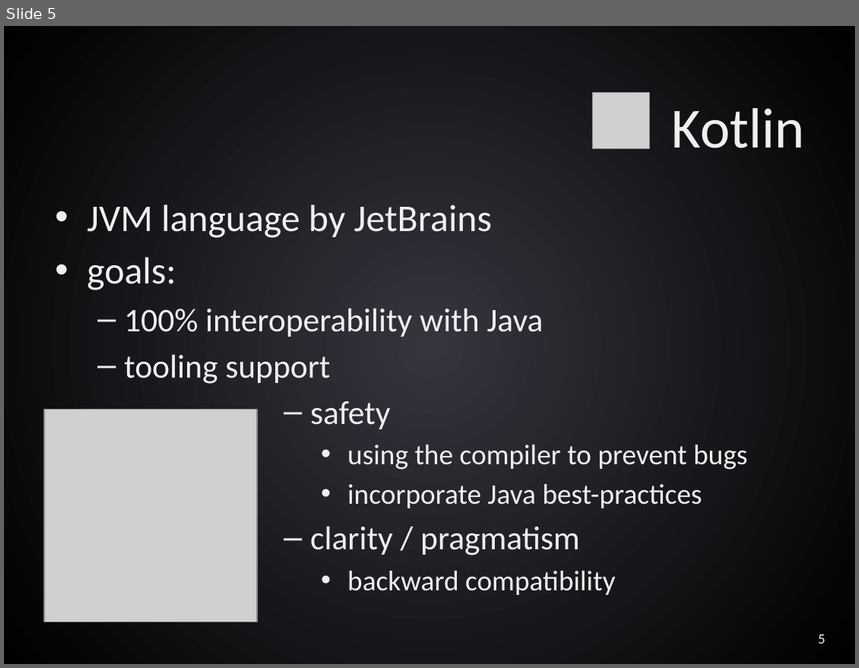
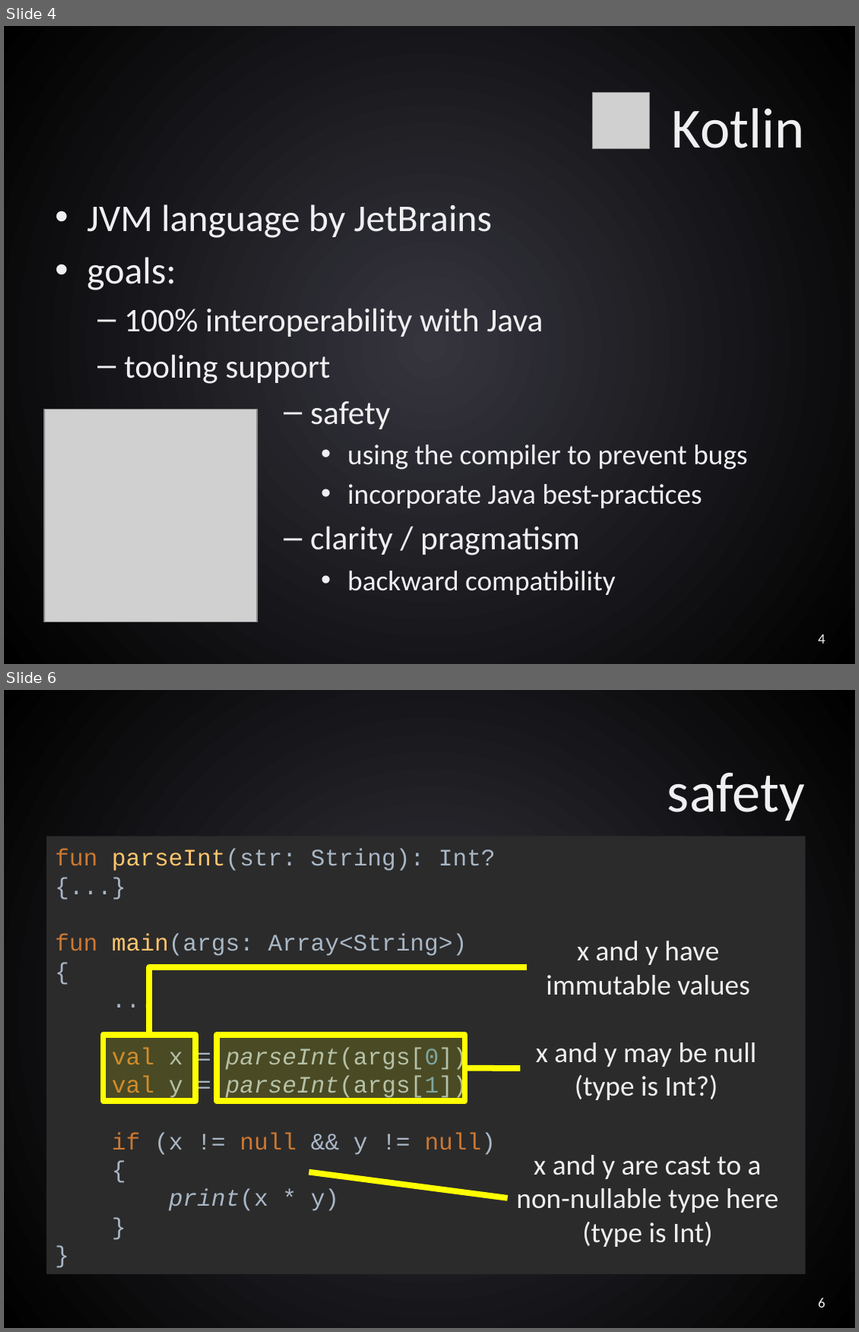
Before and after one commit to desilvai/talks, a slide deck: kotlin/kotlin.pptx. Shown one above the other, each under a label of ours: slide 5 before the commit, slides 4 and 6 after it; the slides between them are not shown. The pictures are 859x668 and 859x1332 pixels, drawn with LibreOffice and Linux fonts; fonts in the diff are those of the drawing; grey boxes stand for pictures. Boxes give left, top, right and bottom in pixels: in the first picture for what was removed or moved away, otherwise in the second. Text is boxed around its words. In the diff, an @@ line names an element or a change of style, - is before the commit and + after.

```diff
--- a/kotlin/kotlin.pptx
+++ b/kotlin/kotlin.pptx
@@ slide 6 added at bbox=[4, 690, 855, 1328], background gradient #36363E to #000000 @@
@@ title added at bbox=[667, 773, 805, 821], 48 pt, text #EFEFF1 @@
+safety
@@ rectangle added at bbox=[47, 837, 806, 1274], fill #2B2B2B, 20 pt, text #A9B7C6 @@
+fun parseInt(str: String): Int?
+{...}
+fun main(args: Array<String>)
+{
+...
+val x = parseInt(args[0])
+val y = parseInt(args[1])
+if (x != null && y != null)
+{
+print(x * y)
+}
+}
@@ text added at bbox=[546, 941, 750, 996], 24 pt, text #EFEFF1 @@
+x and y have immutable values
@@ elbow line added from (150, 1035) to (528, 967), #FFFF00 5 pt @@
@@ rectangle added at bbox=[104, 1035, 196, 1101], fill #FFFF00 at 15% opacity, outline #FFFF00 5 pt @@
@@ rectangle added at bbox=[217, 1035, 465, 1101], fill #FFFF00 at 15% opacity, outline #FFFF00 5 pt @@
@@ text added at bbox=[536, 1043, 756, 1100], 24 pt, text #EFEFF1 @@
+x and y may be null (type is Int?)
@@ line added from (465, 1068) to (521, 1068), #FFFF00 5 pt @@
@@ text added at bbox=[516, 1155, 778, 1247], 24 pt, text #EFEFF1 @@
+x and y are cast to a
+non-nullable type here
+(type is Int)
@@ line added from (309, 1173) to (508, 1198), #FFFF00 5 pt @@
@@ page number added at bbox=[818, 1298, 825, 1308], 12 pt, text #F3F3F5 @@
+6
@@ what was slide 5 is now slide 4 @@
@@ page number at bbox=[818, 635, 825, 644]: text changed @@
-5
+4
```
Also in this commit, not shown: 1 slide changed, 4 other slides added, 2 slides removed, 1 other file.
